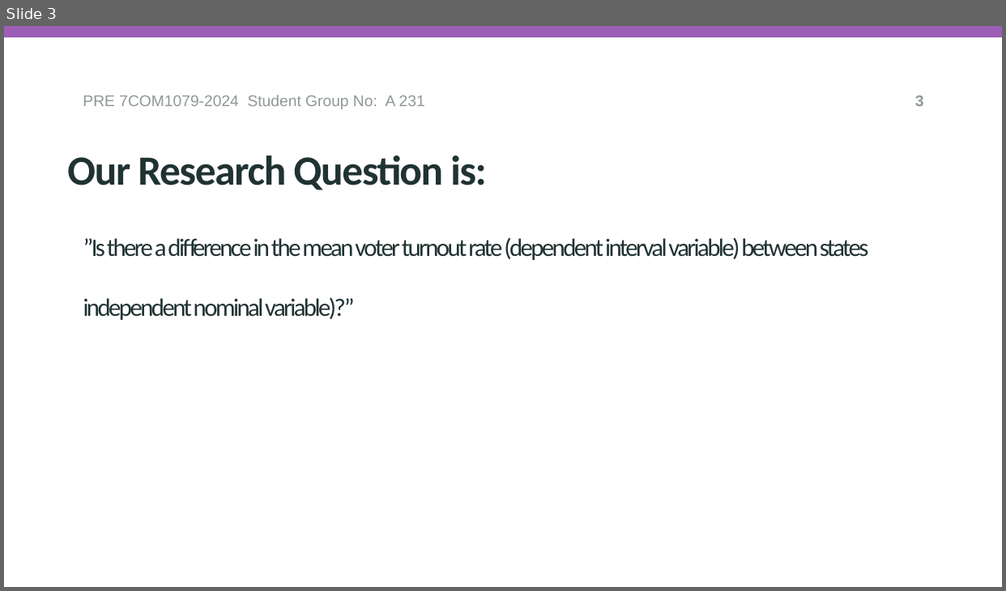
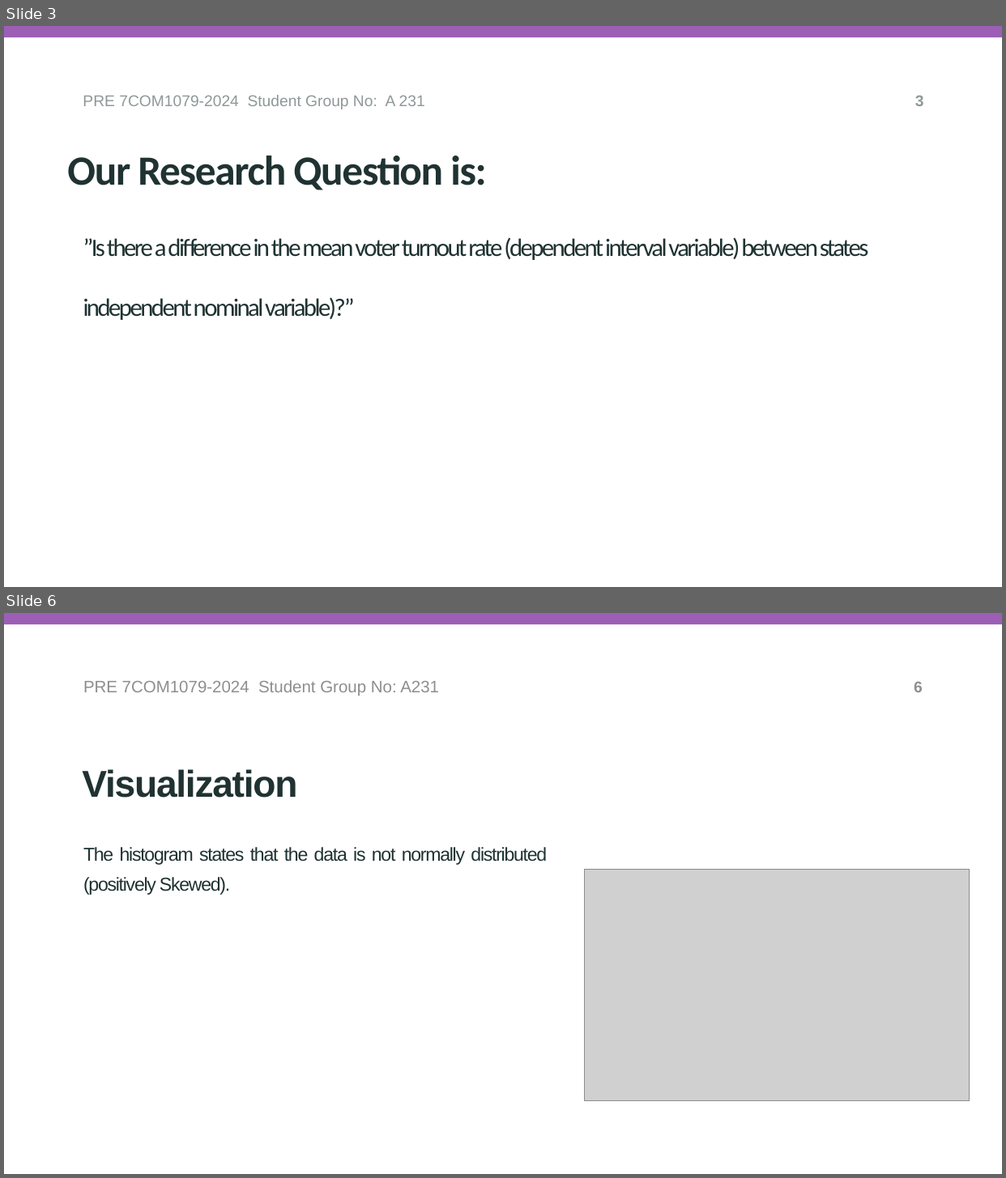
Before and after one commit to ChandrakanthPugalenthi/A-231, a slide deck: Research question/reseach_question_presentation.pptx. Shown one above the other, each under a label of ours: slide 3 before the commit, slides 3 and 6 after it; the slides between them are not shown. The pictures are 1006x591 and 1006x1178 pixels, drawn with LibreOffice and Linux fonts; fonts in the diff are those of the drawing; grey boxes stand for pictures; background and template pictures are left out. Boxes give left, top, right and bottom in pixels: in the first picture for what was removed or moved away, otherwise in the second. Text is boxed around its words. In the diff, an @@ line names an element or a change of style, - is before the commit and + after.

```diff
--- a/Research question/reseach_question_presentation.pptx
+++ b/Research question/reseach_question_presentation.pptx
@@ slide 6 added at (4, 613, 1002, 1174), background #FFFFFF; not listed: 1 template element that a slide beside it also shows @@
@@ text added at (83, 680, 439, 696), 16 pt, text #8D9090 @@
+PRE 7COM1079-2024 Student Group No: A231
@@ page number added at (914, 682, 923, 692), 15 pt, text #8D9090, bold @@
+6
@@ title added at (82, 769, 297, 798), 36 pt, text #203232, bold @@
+Visualization
@@ text added at (83, 847, 547, 895), 18 pt, text #203232 @@
+The histogram states that the data is not normally distributed (positively Skewed).
@@ picture added at (584, 869, 969, 1101) @@
```
Also in this commit, not shown: 3 slides changed, 1 other slide added.
